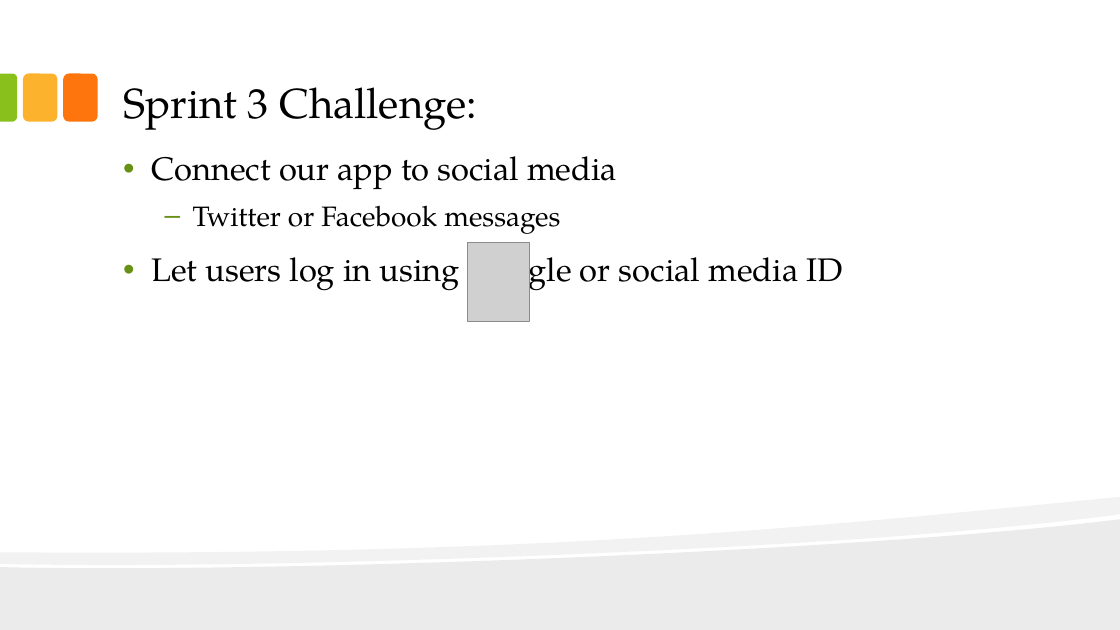
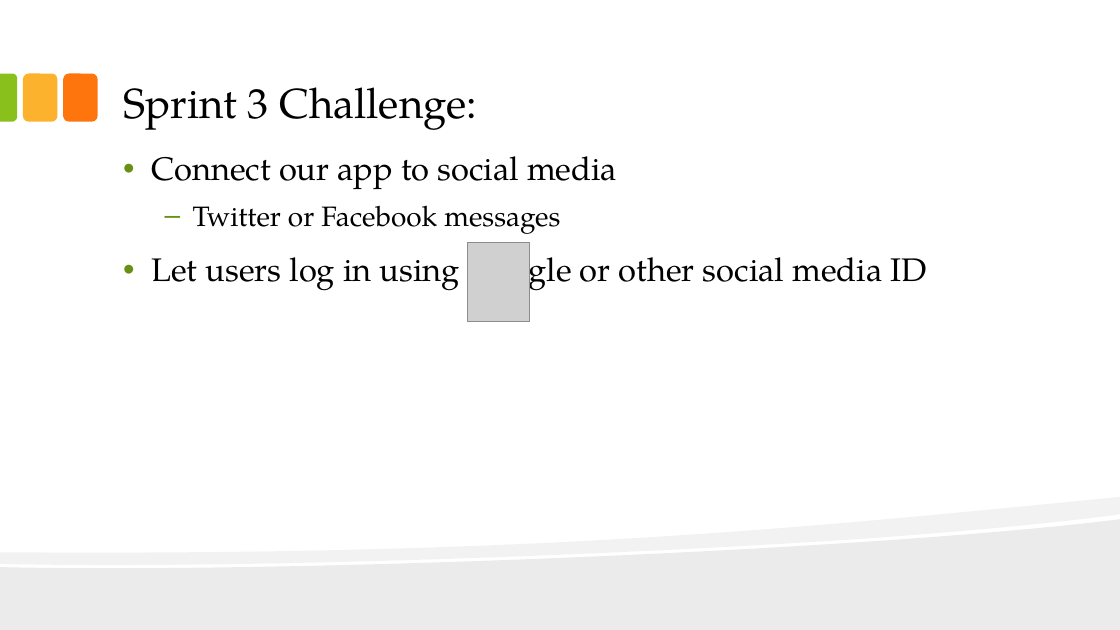
Before and after one commit to pclundaahl/grocerybuddy, a slide deck: slide 6 of Team Docs/Sprint 3 Planning Presentation.pptx. Drawn at 1120x630 pixels with LibreOffice and Linux fonts; fonts in the diff are those of the drawing; grey boxes stand for pictures. Boxes give left, top, right and bottom in pixels: in the first picture for what was removed or moved away, otherwise in the second. Text is boxed around its words. In the diff, an @@ line names an element or a change of style, - is before the commit and + after.

```diff
--- a/Team Docs/Sprint 3 Planning Presentation.pptx
+++ b/Team Docs/Sprint 3 Planning Presentation.pptx
@@ text at [151,247,927,294]: text changed @@
-• Let users log in using Google or social media ID
+• Let users log in using Google or other social media ID
```
Also in this commit, not shown: 2 other slides changed, 1 other file.
